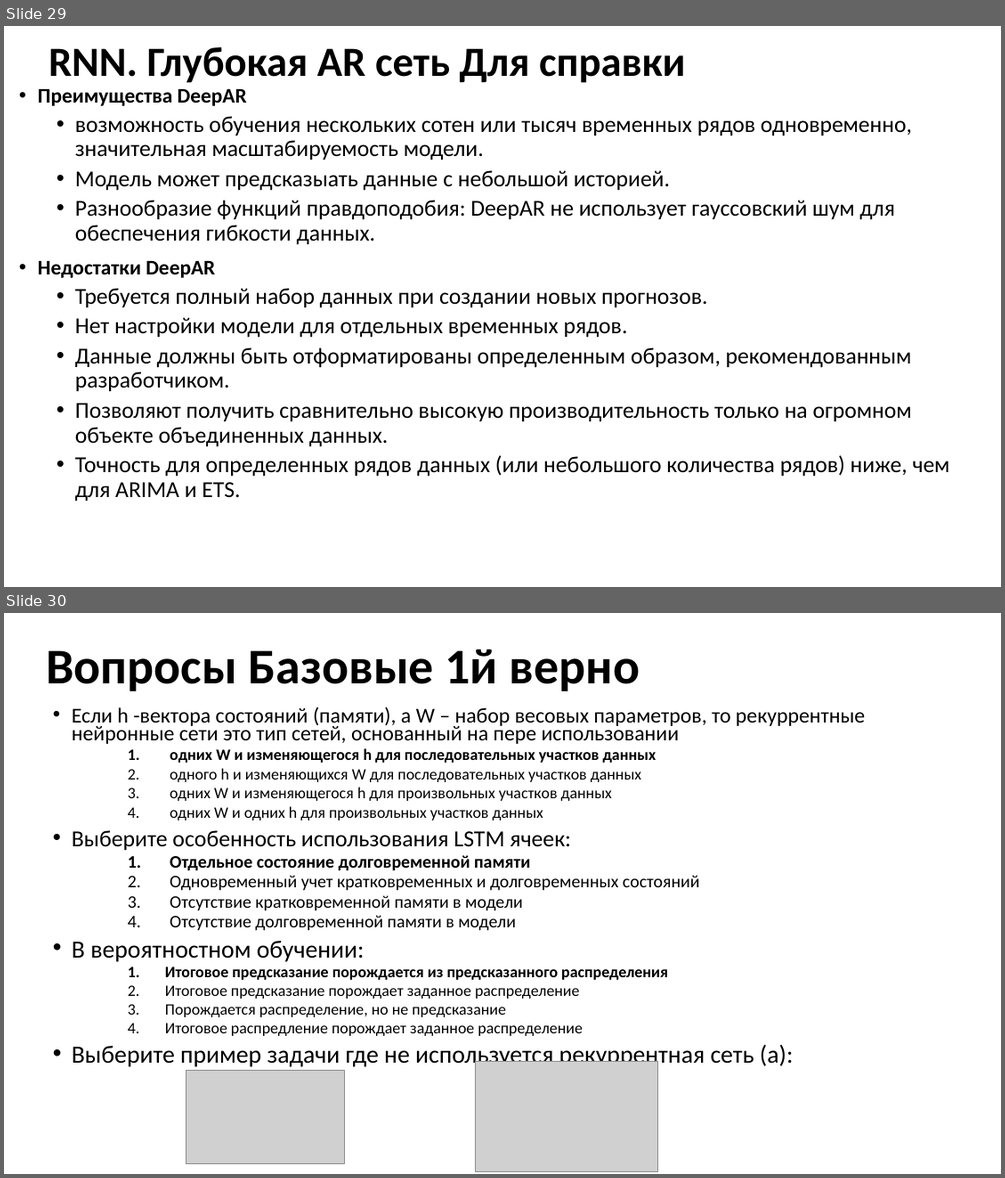
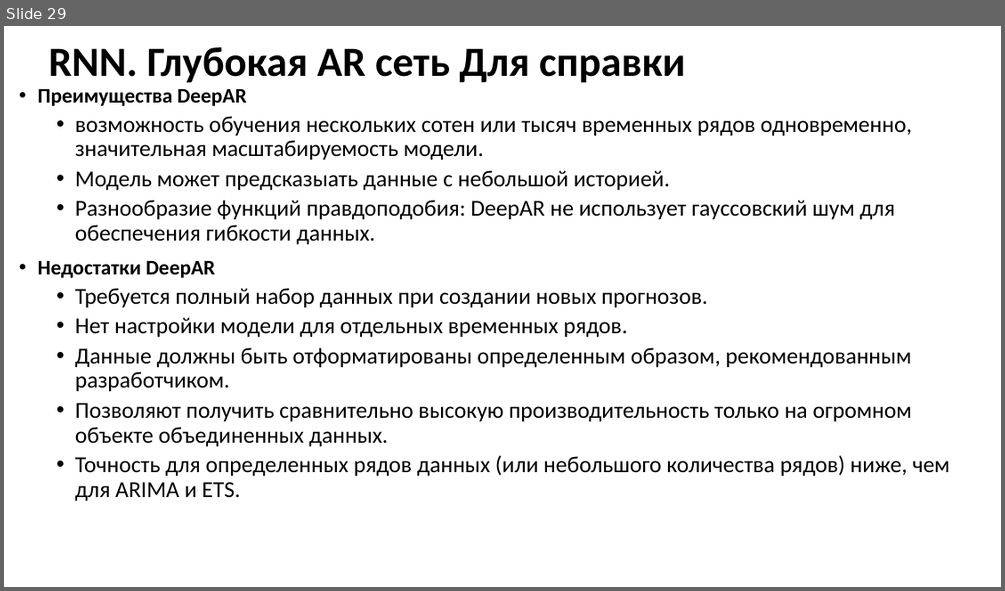
Before and after one commit to MVRonkin/TimeSeriesCourse, a slide deck: 2024/Lec/Юнит 22 - глубокое обучение нейронных сетей.pptx. Shown one above the other, each under a label of ours: slides 29 and 30 before the commit, slide 29 after it. The pictures are 1005x1178 and 1005x591 pixels, drawn with LibreOffice and Linux fonts; fonts in the diff are those of the drawing; grey boxes stand for pictures. Boxes give left, top, right and bottom in pixels: in the first picture for what was removed or moved away, otherwise in the second. Text is boxed around its words. In the diff, an @@ line names an element or a change of style, - is before the commit and + after.

```diff
--- a/2024/Lec/Юнит 22 - глубокое обучение нейронных сетей.pptx
+++ b/2024/Lec/Юнит 22 - глубокое обучение нейронных сетей.pptx
@@ slide 30 removed at bbox=[4, 613, 1001, 1174], background #FFFFFF @@
@@ title removed at bbox=[47, 649, 639, 691] @@
-Вопросы Базовые 1й верно
@@ text removed at bbox=[72, 706, 865, 1069] @@
-• Если h -вектора состояний (памяти), а W – набор весовых параметров, то рекуррентные нейронные сети это тип сетей, основанный на пере использовании
-      1. одних W и изменяющегося h для последовательных участков данных
-      2. одного h и изменяющихся W для последовательных участков данных
-      3. одних W и изменяющегося h для произвольных участков данных
-      4. одних W и одних h для произвольных участков данных
-• Выберите особенность использования LSTM ячеек:
-    1. Отдельное состояние долговременной памяти
-    2. Одновременный учет кратковременных и долговременных состояний
-    3. Отсутствие кратковременной памяти в модели
-    4. Отсутствие долговременной памяти в модели
-• В вероятностном обучении:
-    1. Итоговое предсказание порождается из предсказанного распределения
-    2. Итоговое предсказание порождает заданное распределение
-    3. Порождается распределение, но не предсказание
-    4. Итоговое распредление порождает заданное распределение
-• Выберите пример задачи где не используется рекуррентная сеть (а):
@@ picture removed at bbox=[475, 1061, 657, 1172] @@
@@ picture removed at bbox=[186, 1070, 344, 1164] @@
```
Also in this commit, not shown: 1 slide changed, 1 other slide removed, 19 other files.
